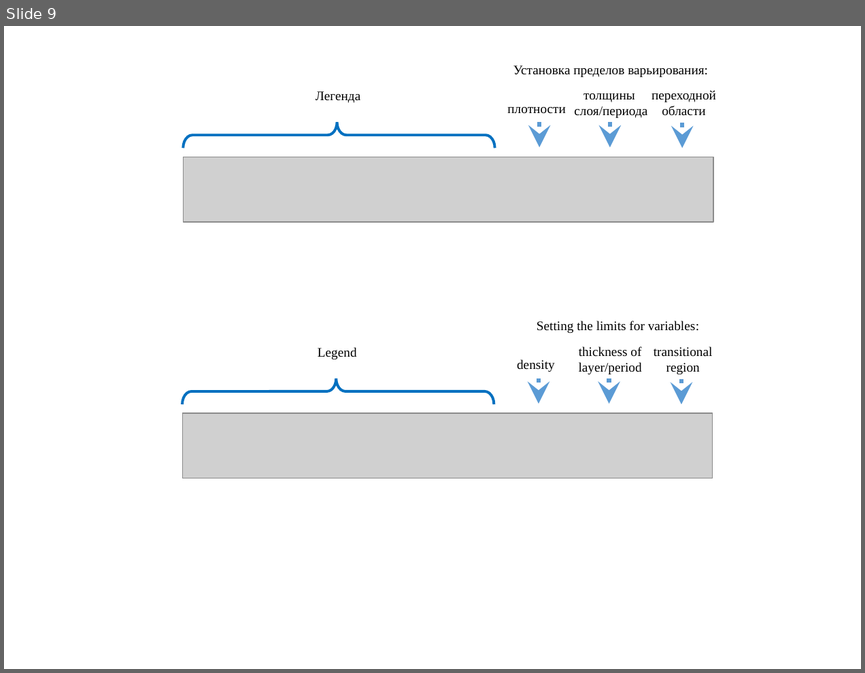
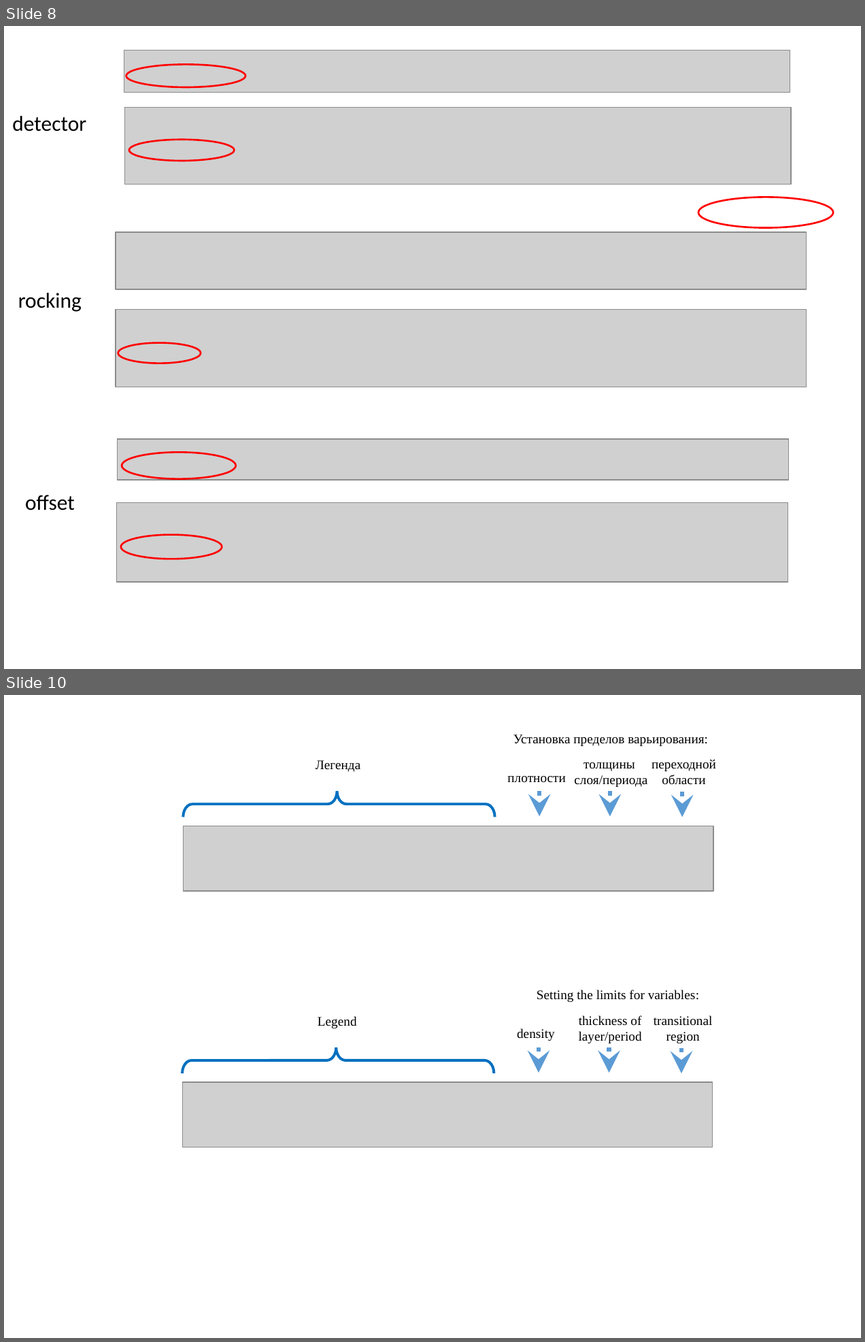
Before and after one commit to svech/Multifitting, a slide deck: manual/Pictures 2.0/Pictures 2.0.pptx. Shown one above the other, each under a label of ours: slide 9 before the commit, slides 8 and 10 after it; the slides between them are not shown. The pictures are 865x673 and 865x1342 pixels, drawn with LibreOffice and Linux fonts; fonts in the diff are those of the drawing; grey boxes stand for pictures. Boxes give left, top, right and bottom in pixels: in the first picture for what was removed or moved away, otherwise in the second. Text is boxed around its words. In the diff, an @@ line names an element or a change of style, - is before the commit and + after.

```diff
--- a/manual/Pictures 2.0/Pictures 2.0.pptx
+++ b/manual/Pictures 2.0/Pictures 2.0.pptx
@@ slide 8 added at box(4, 26, 861, 669), background #FFFFFF @@
@@ picture added at box(124, 50, 789, 92) @@
@@ ellipse added at box(126, 65, 245, 88), outline #FF0000 1.5 pt @@
@@ text added at box(12, 116, 86, 131), 18 pt, text #000000 @@
+detector
@@ picture added at box(125, 108, 791, 184) @@
@@ ellipse added at box(129, 139, 235, 161), outline #FF0000 1.5 pt @@
@@ ellipse added at box(698, 197, 832, 228), outline #FF0000 1.5 pt @@
@@ picture added at box(116, 231, 806, 289) @@
@@ text added at box(18, 293, 82, 312), 18 pt, text #000000 @@
+rocking
@@ picture added at box(116, 309, 806, 386) @@
@@ ellipse added at box(118, 343, 201, 363), outline #FF0000 1.5 pt @@
@@ picture added at box(117, 439, 788, 480) @@
@@ ellipse added at box(122, 452, 235, 478), outline #FF0000 1.5 pt @@
@@ text added at box(25, 495, 75, 510), 18 pt, text #000000 @@
+offset
@@ picture added at box(116, 503, 787, 581) @@
@@ ellipse added at box(120, 534, 222, 558), outline #FF0000 1.5 pt @@
@@ what was slide 9 is now slide 10 @@
```
Also in this commit, not shown: 1 other file.
